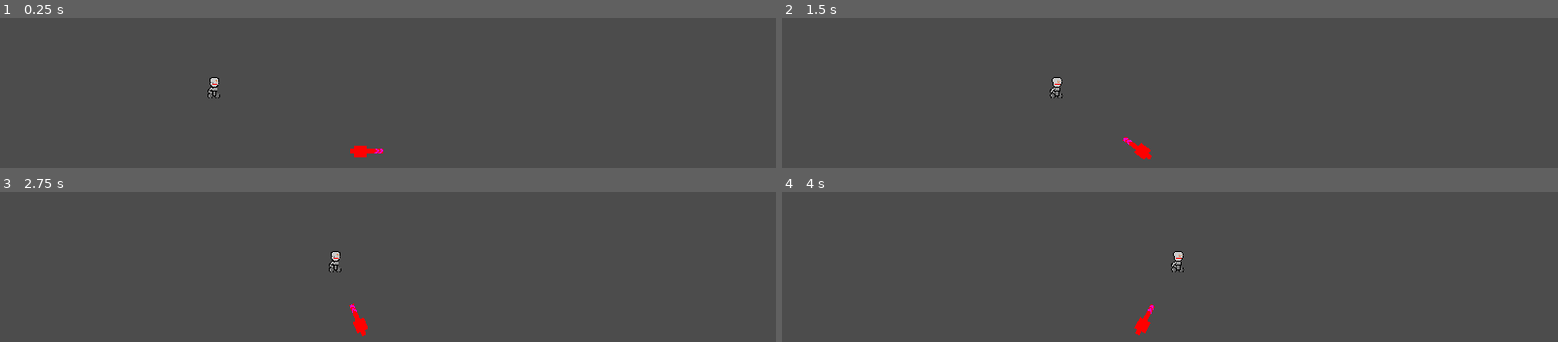
Above: before the commit, frames 1-4 (two rows, left to right).
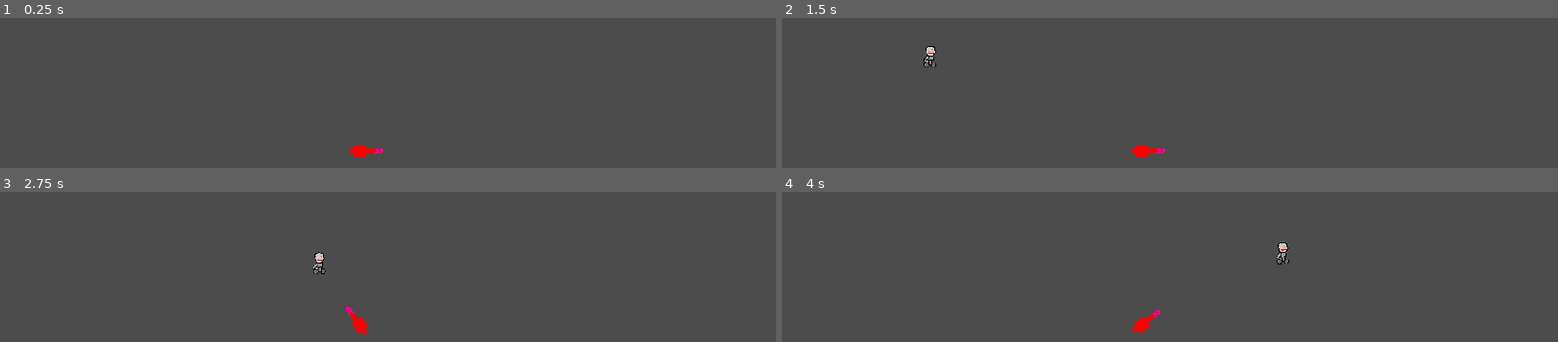
Above: after the commit, the same moments.

Repository: UnderVanCo-Op/Converyor-Defense
Game: Godot game, scene res://Levels/ATest/Test.tscn
Same seed, same stepped clock (60 frames per second), same inputs: the game is played once before the commit and once after it.
Inputs:
- Up to frame 1 (0.25 s): no input
- Up to frame 2 (1.5 s): no input
- Up to frame 3 (2.75 s): no input
- Up to frame 4 (4 s): no input

The runs differ from the first frame. In frame 1, 0.2% of the frame differs, in the area x 26-29%, y 39-54%; in frame 2, 0.5%, in the area x 18-50%, y 18-95%; in frame 3, 0.5%; in frame 4, 0.5%.

Commit message:
Path for NPC and aiming

Diff:
--- a/Levels/ATest/Test.tscn
+++ b/Levels/ATest/Test.tscn
@@ -1,12 +1,22 @@
-[gd_scene load_steps=3 format=2]
+[gd_scene load_steps=4 format=2]
 
 [ext_resource path="res://Objects/Cannons/Cannon.tscn" type="PackedScene" id=1]
-[ext_resource path="res://Objects/Enemies/Enemy.tscn" type="PackedScene" id=2]
+[ext_resource path="res://Objects/Enemies/Enemy.tscn" type="PackedScene" id=3]
+
+[sub_resource type="Curve2D" id=1]
+_data = {
+"points": PoolVector2Array( 0, 0, 0, 0, -159, 33, 0, 0, 0, 0, 195, 137, 0, 0, 0, 0, 480, 139, 0, 0, 0, 0, 618, 229, 0, 0, 0, 0, 1311, 190, 0, 0, 0, 0, 1368, 299, 0, 0, 0, 0, 1458, 291, 0, 0, 0, 0, 1975, 296 )
+}
 
 [node name="Test" type="Node2D"]
 
 [node name="Cannon" parent="." instance=ExtResource( 1 )]
 position = Vector2( 892, 410 )
 
-[node name="Enemy" parent="." instance=ExtResource( 2 )]
-position = Vector2( 499, 252 )
+[node name="Path2D" type="Path2D" parent="."]
+position = Vector2( 0, 37 )
+curve = SubResource( 1 )
+
+[node name="Enemy" parent="Path2D" instance=ExtResource( 3 )]
+position = Vector2( -159, 33 )
+rotation = 0.285746
--- a/Objects/Cannons/Cannon.gd
+++ b/Objects/Cannons/Cannon.gd
@@ -10,7 +10,7 @@
 
 func _physics_process(delta: float) -> void:
 	if enemies != []:
-		print("enemies not null")
+		#print("enemies not null")
 		cur_enemy = enemies[0]
 		look_at(cur_enemy.global_position)
 	pass
--- a/Objects/Enemies/Enemy.gd
+++ b/Objects/Enemies/Enemy.gd
@@ -1,21 +1,10 @@
-extends Node2D
+extends PathFollow2D
 
+var speed = 6
+var hp = 10
 
-# Declare member variables here. Examples:
-# var a: int = 2
-# var b: String = "text"
+func _physics_process(delta: float) -> void:
+	offset += speed		# smeshenie
 
-
-# Called when the node enters the scene tree for the first time.
-func _ready() -> void:
-	print("READY")
-	pass # Replace with function body.
-
-func _physics_process(delta):
-	position.x += 2
-	#print("YEP")
-	pass
-
-# Called every frame. 'delta' is the elapsed time since the previous frame.
-#func _process(delta: float) -> void:
-#	pass
+	if unit_offset >= 1:
+		queue_free()
--- a/Objects/Enemies/Enemy.tscn
+++ b/Objects/Enemies/Enemy.tscn
@@ -1,21 +1,20 @@
 [gd_scene load_steps=4 format=2]
 
-[ext_resource path="res://Objects/Enemies/Enemy.gd" type="Script" id=1]
-[ext_resource path="res://Objects/Enemies/enemy 1.png" type="Texture" id=2]
+[ext_resource path="res://Objects/Enemies/enemy 1.png" type="Texture" id=1]
+[ext_resource path="res://Objects/Enemies/Enemy.gd" type="Script" id=2]
 
 [sub_resource type="CapsuleShape2D" id=1]
-radius = 25.0
-height = 26.0
+radius = 22.0
 
-[node name="Enemy" type="Node2D" groups=["Enemies"]]
-script = ExtResource( 1 )
+[node name="Enemy2" type="PathFollow2D"]
+script = ExtResource( 2 )
 
-[node name="EnemySprite" type="Sprite" parent="." groups=["Enemies"]]
+[node name="Sprite" type="Sprite" parent="."]
 scale = Vector2( 0.1, 0.1 )
-texture = ExtResource( 2 )
+texture = ExtResource( 1 )
 
 [node name="Area2D" type="Area2D" parent="." groups=["Enemies"]]
 
-[node name="CollisionShape2D" type="CollisionShape2D" parent="Area2D" groups=["Enemies"]]
-position = Vector2( 1, 2 )
+[node name="CollisionShape2D" type="CollisionShape2D" parent="Area2D"]
+position = Vector2( 0, 2 )
 shape = SubResource( 1 )
--- /dev/null
+++ b/Objects/Enemies/EnemyOld.gd
@@ -0,0 +1,21 @@
+extends Node2D
+
+
+# Declare member variables here. Examples:
+# var a: int = 2
+# var b: String = "text"
+
+
+# Called when the node enters the scene tree for the first time.
+func _ready() -> void:
+	print("READY")
+	pass # Replace with function body.
+
+func _physics_process(delta):
+	position.x += 2
+	#print("YEP")
+	pass
+
+# Called every frame. 'delta' is the elapsed time since the previous frame.
+#func _process(delta: float) -> void:
+#	pass
--- /dev/null
+++ b/Objects/Enemies/EnemyOld.tscn
@@ -0,0 +1,21 @@
+[gd_scene load_steps=4 format=2]
+
+[ext_resource path="res://Objects/Enemies/EnemyOld.gd" type="Script" id=1]
+[ext_resource path="res://Objects/Enemies/enemy 1.png" type="Texture" id=2]
+
+[sub_resource type="CapsuleShape2D" id=1]
+radius = 25.0
+height = 26.0
+
+[node name="Enemy" type="Node2D"]
+script = ExtResource( 1 )
+
+[node name="EnemySprite" type="Sprite" parent="."]
+scale = Vector2( 0.1, 0.1 )
+texture = ExtResource( 2 )
+
+[node name="Area2D" type="Area2D" parent="." groups=["Enemies"]]
+
+[node name="CollisionShape2D" type="CollisionShape2D" parent="Area2D"]
+position = Vector2( 1, 2 )
+shape = SubResource( 1 )
